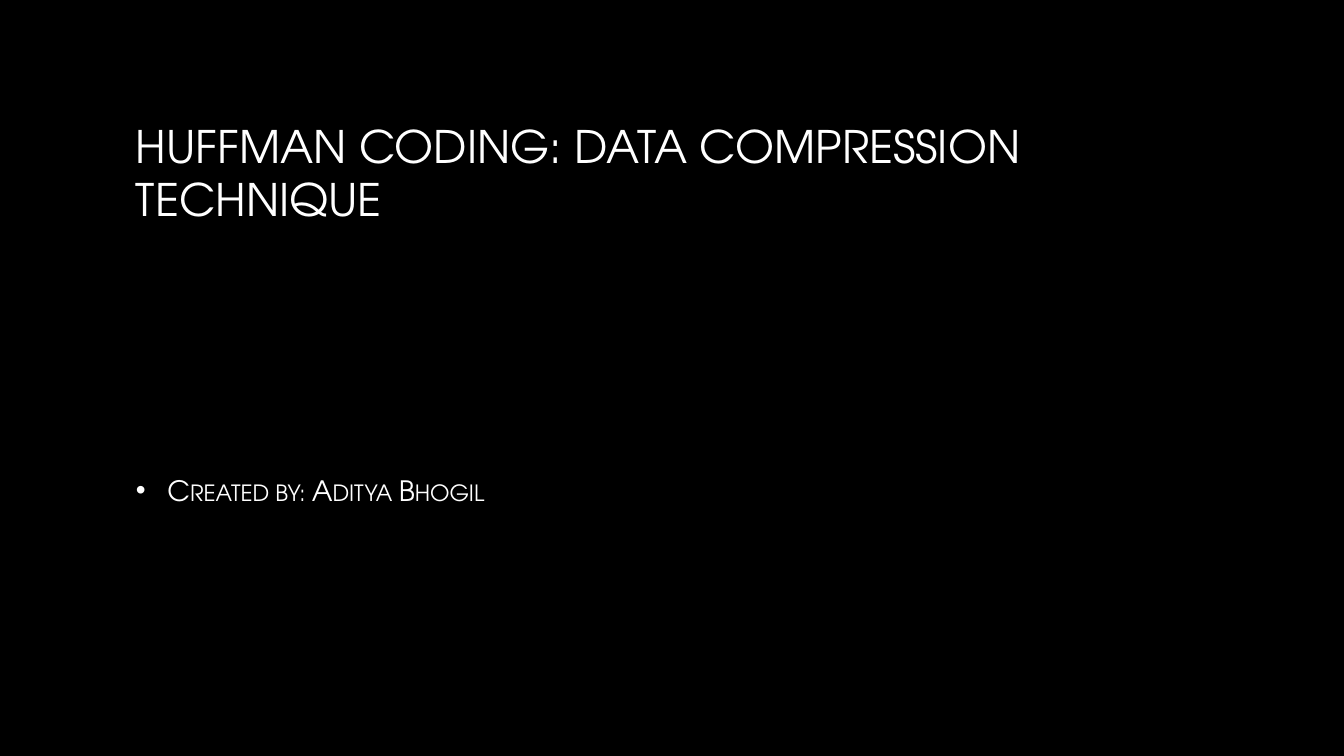
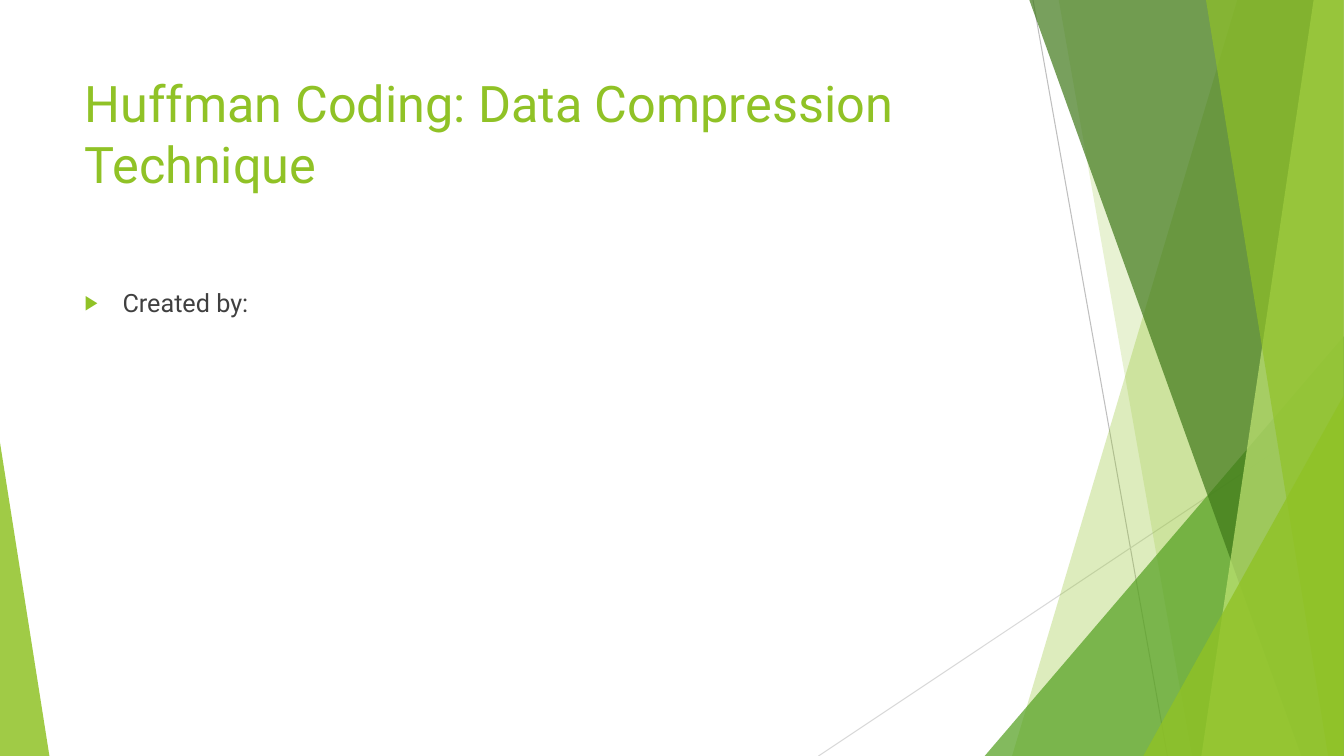
Before and after one commit to AdityaB-11/Pdf_to_presentation_GenAI, a slide deck: slide 2 of output/generated_presentation.pptx. Drawn at 1344x756 pixels with LibreOffice and Linux fonts; fonts in the diff are those of the drawing; background and template pictures are left out. Boxes give left, top, right and bottom in pixels: in the first picture for what was removed or moved away, otherwise in the second. Text is boxed around its words. In the diff, an @@ line names an element or a change of style, - is before the commit and + after.

```diff
--- a/output/generated_presentation.pptx
+++ b/output/generated_presentation.pptx
@@ background picture (left out) to #FFFFFF @@
@@ title "Huffman Coding: Data Compression Technique" at [85,83,893,194]: vertical alignment middle to top @@
@@ title at [85,83,893,194]: text changed; size 32 to 36 pt; font TeX Gyre Adventor to Roboto; text colour gradient #FFFFFF to #A6A6A6 to #90C226 @@
-HUFFMAN CODING: DATA COMPRESSION TECHNIQUE
+Huffman Coding: Data Compression Technique
@@ text "Created by:" at [123,293,248,318]: vertical alignment middle to top @@
@@ text at [123,293,248,318]: text changed; size 20 to 18 pt; font TeX Gyre Adventor to Roboto; text colour gradient #FFFFFF to #BFBFBF to #404040 @@
-• Created by: Aditya Bhogil
+▶ Created by:
@@ group added at [0,0,1344,756]: 5 freeform shapes, 3 triangles, 2 lines @@
```
Also in this commit, not shown: 10 other slides changed, 4 slides added, 4 slides removed, 5 other files.
